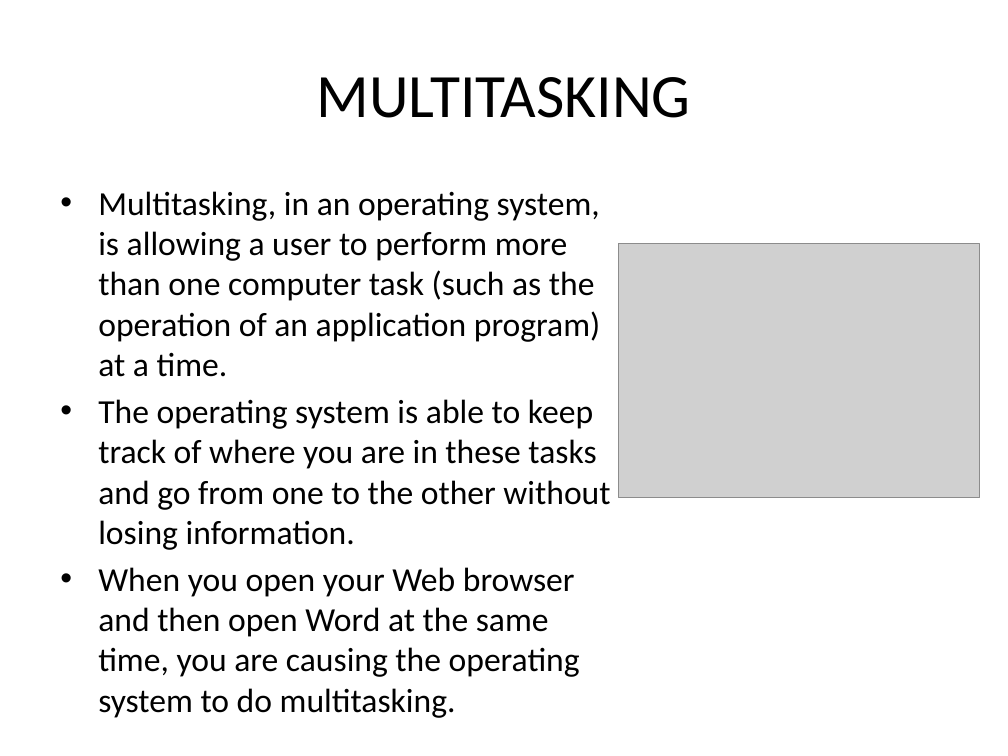
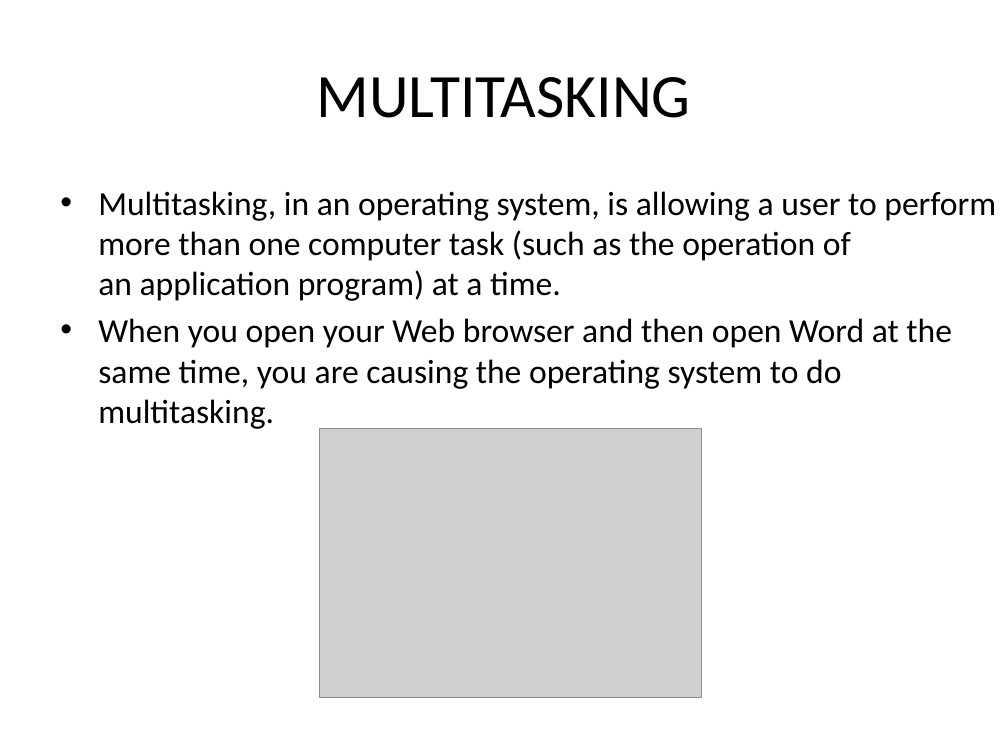
Before and after one commit to PriyalPotnis/IMS, a slide deck: slide 8 of SCANNERS.pptx (slide 11 before the commit). Drawn at 1008x756 pixels with LibreOffice and Linux fonts; fonts in the diff are those of the drawing; grey boxes stand for pictures. Boxes give left, top, right and bottom in pixels: in the first picture for what was removed or moved away, otherwise in the second. Text is boxed around its words. In the diff, an @@ line names an element or a change of style, - is before the commit and + after.

```diff
--- a/SCANNERS.pptx
+++ b/SCANNERS.pptx
@@ text at <box>98,399,610,550</box>: paragraph removed @@
-• The operating system is able to keep track of where you are in these tasks and go from one to the other without losing information.
@@ picture: place and size @@
-picture at <box>619,244,980,498</box>
+picture at <box>320,428,702,698</box>
```
Also in this commit, not shown: 3 slides removed.
